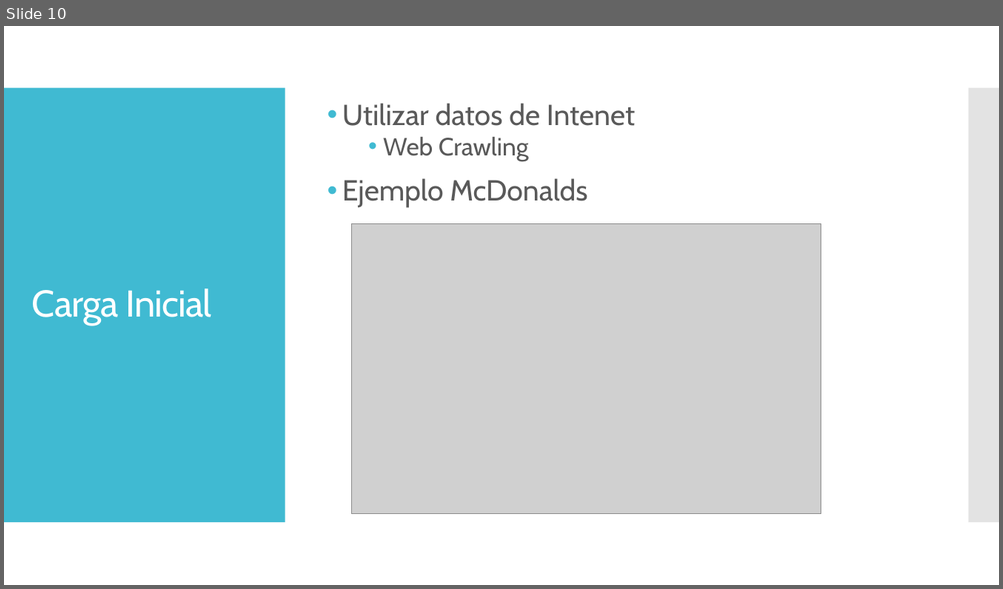
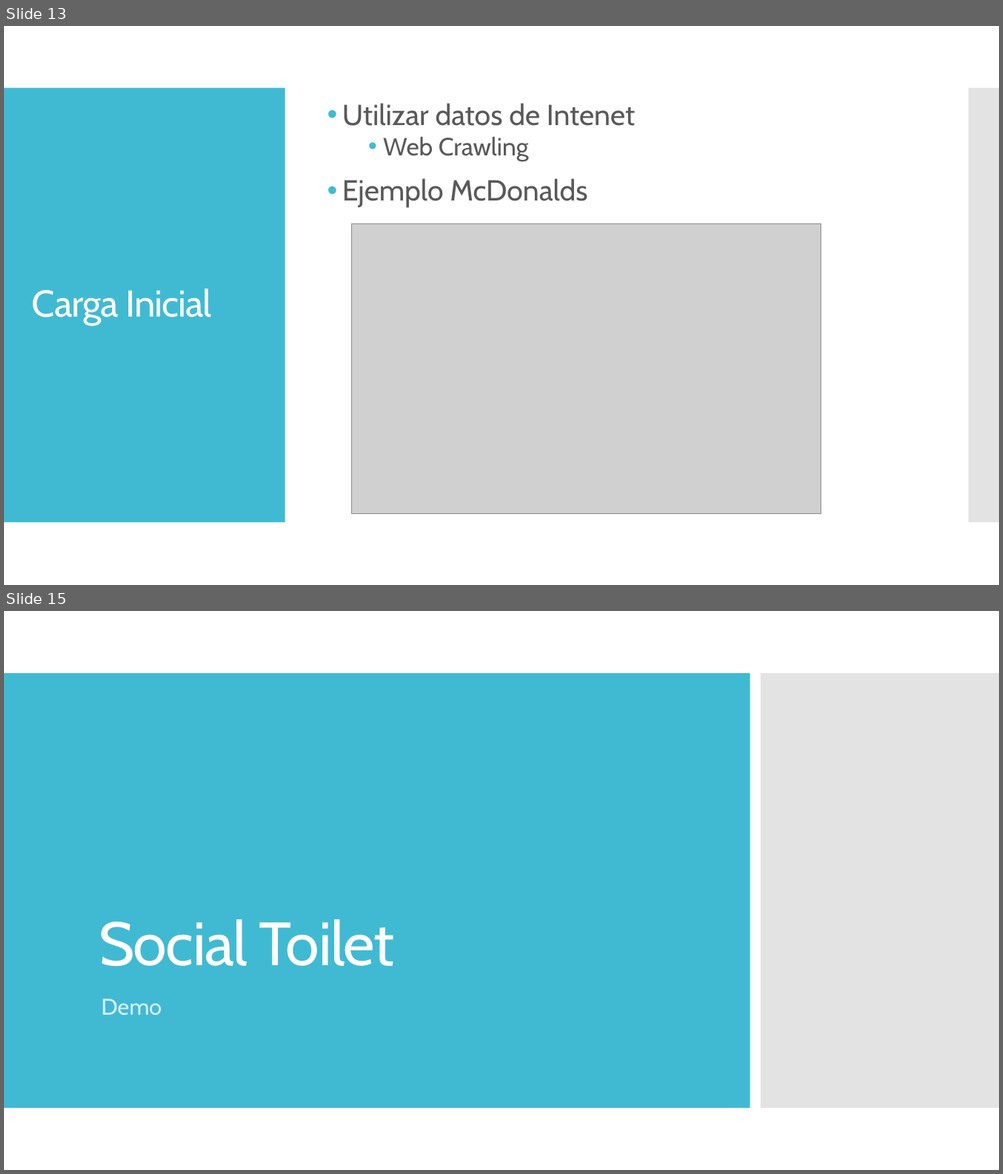
Before and after one commit to dschenkelman/taller-proyectos, a slide deck: Assets/PresentacionTecnica.pptx. Shown one above the other, each under a label of ours: slide 10 before the commit, slides 13 and 15 after it; the slides between them are not shown. The pictures are 1003x589 and 1003x1174 pixels, drawn with LibreOffice and Linux fonts; fonts in the diff are those of the drawing; grey boxes stand for pictures. Boxes give left, top, right and bottom in pixels: in the first picture for what was removed or moved away, otherwise in the second. Text is boxed around its words. In the diff, an @@ line names an element or a change of style, - is before the commit and + after.

```diff
--- a/Assets/PresentacionTecnica.pptx
+++ b/Assets/PresentacionTecnica.pptx
@@ slide 15 added at (4, 611, 999, 1170), background #FFFFFF @@
@@ rectangle added at (4, 673, 750, 1108), fill #40BAD2 @@
@@ rectangle added at (760, 673, 999, 1108), fill #C8C8C8 at 50% opacity @@
@@ title added at (99, 920, 395, 966), 59 pt, text #FFFFFF @@
+Social Toilet
@@ subtitle added at (101, 999, 162, 1016), 22 pt, text #D9F1F6 @@
+Demo
@@ what was slide 10 is now slide 13 @@
```
Also in this commit, not shown: 1 slide changed, 3 other slides added.
